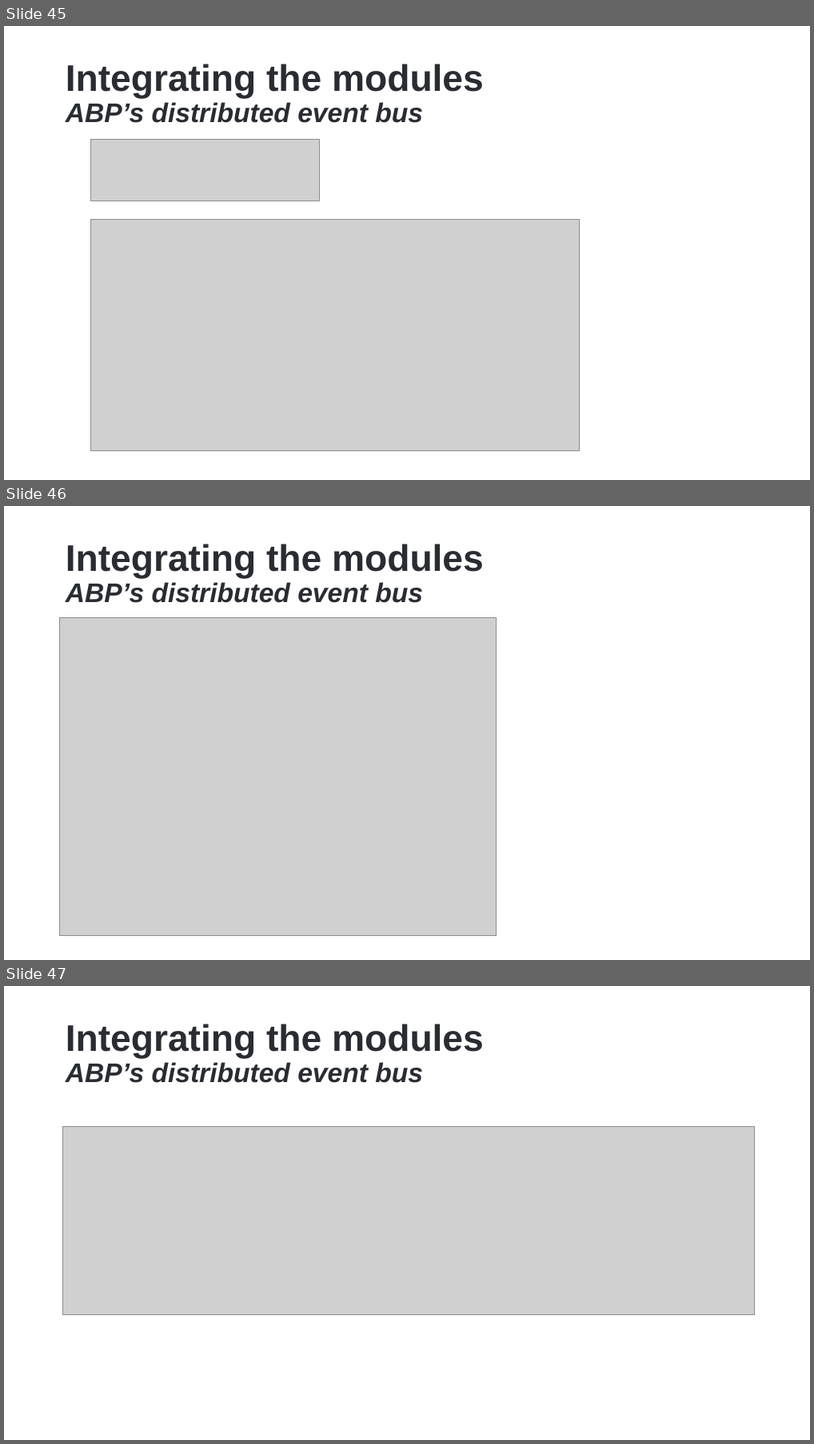
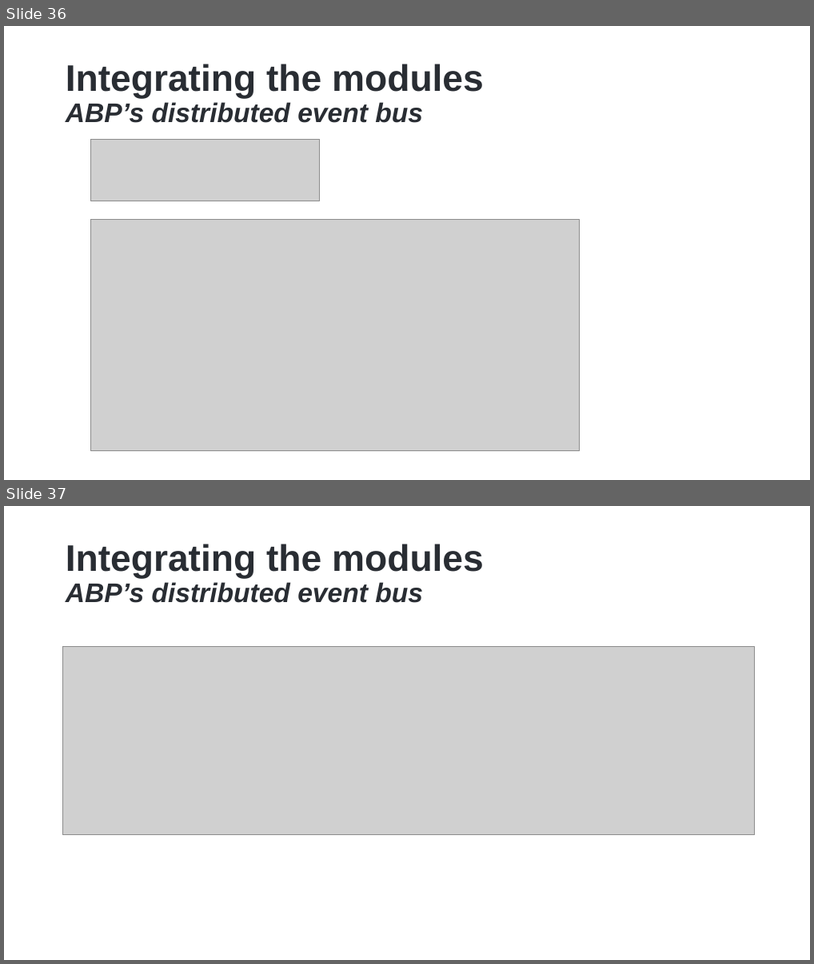
Before and after one commit to hikalkan/presentations, a slide deck: 2024-05-09 Designing Monolith First for Microservice Architecture/Monolith First Presentation.pptx. Shown one above the other, each under a label of ours: slides 45, 46 and 47 before the commit, slides 36 and 37 after it. The pictures are 814x1444 and 814x964 pixels, drawn with LibreOffice and Linux fonts; fonts in the diff are those of the drawing; grey boxes stand for pictures; background and template pictures are left out. Boxes give left, top, right and bottom in pixels: in the first picture for what was removed or moved away, otherwise in the second. Text is boxed around its words. In the diff, an @@ line names an element or a change of style, - is before the commit and + after.

```diff
--- a/2024-05-09 Designing Monolith First for Microservice Architecture/Monolith First Presentation.pptx
+++ b/2024-05-09 Designing Monolith First for Microservice Architecture/Monolith First Presentation.pptx
@@ slide 46 removed at [4,506,810,960], background picture (left out) @@
@@ title removed at [66,544,484,603] @@
-Integrating the modules
-ABP’s distributed event bus
@@ picture removed at [60,618,497,936] @@
@@ what was slide 45 is now slide 36 @@
@@ what was slide 47 is now slide 37 @@
```
Also in this commit, not shown: 1 slide changed, 9 other slides removed.
